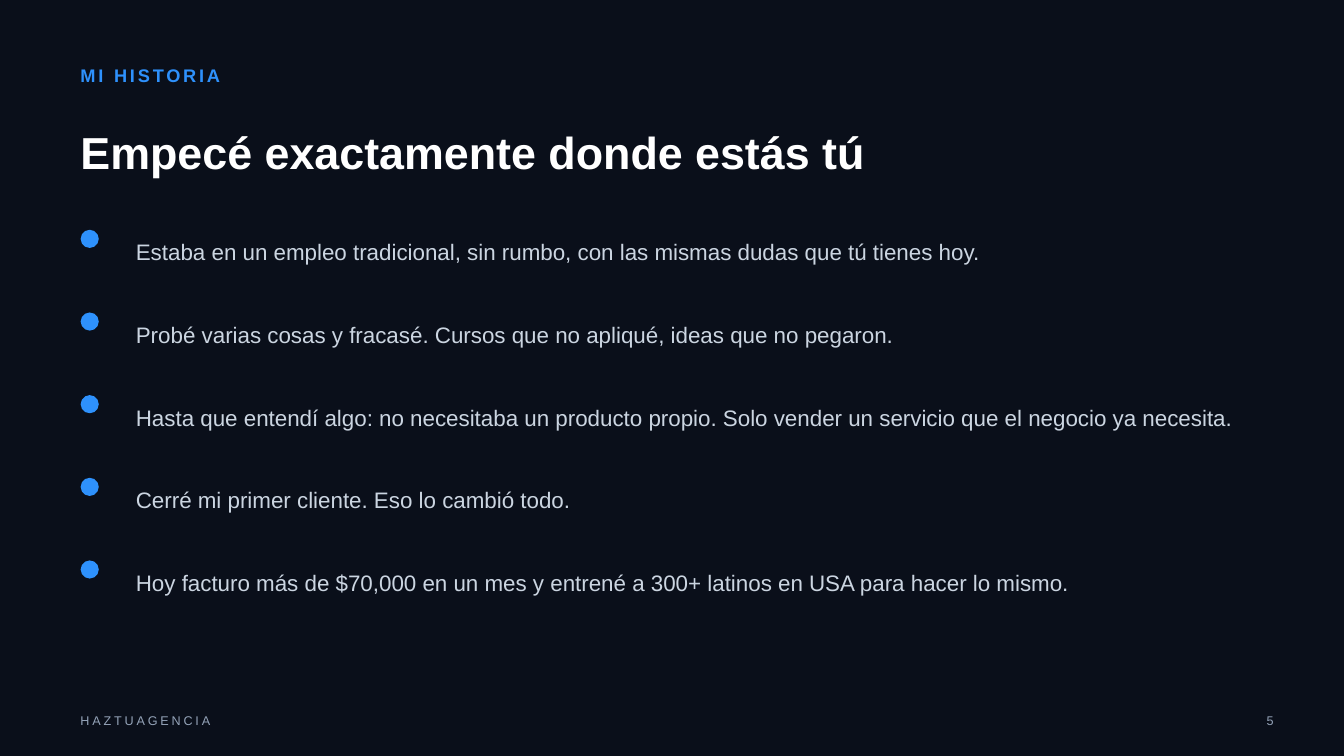
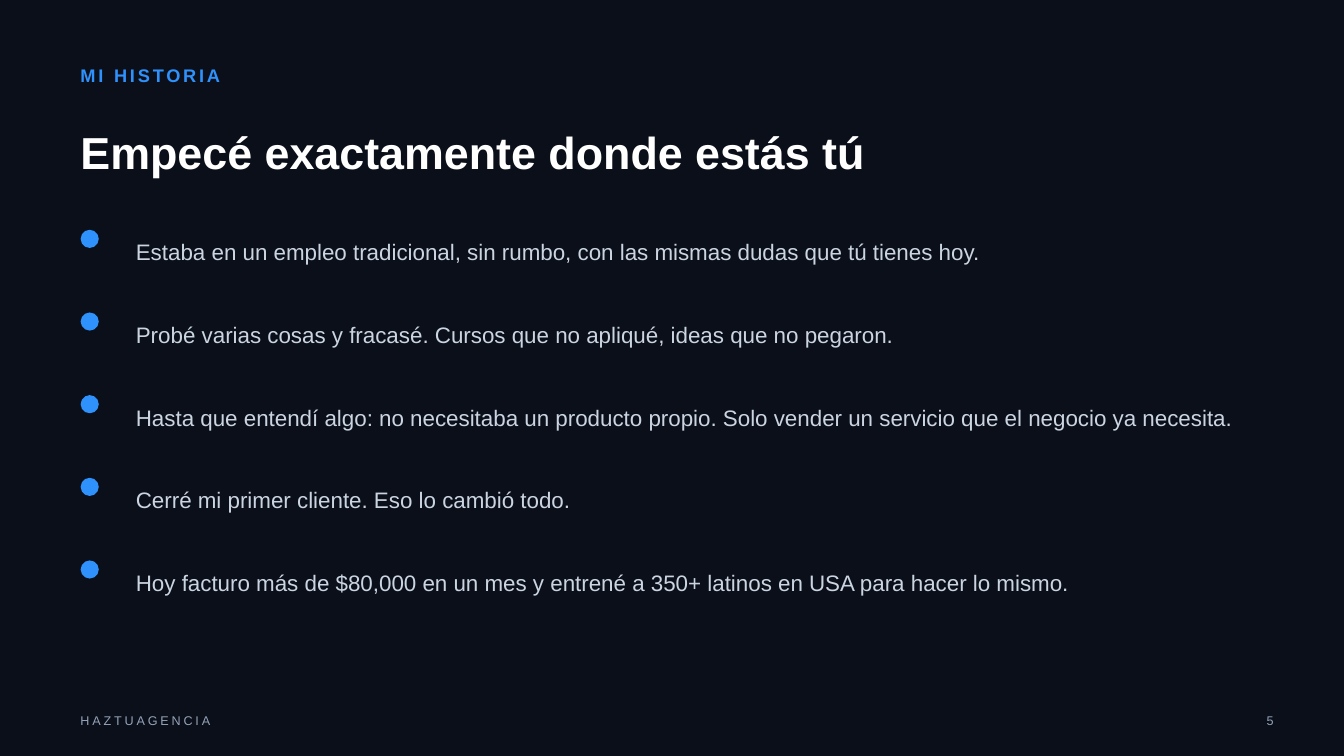
Before and after one commit to henryqueroa/giuliano-cisneros-package, a slide deck: slide 5 of webinar/giuliano-cisneros-webinar-deck.pptx. Drawn at 1344x756 pixels with LibreOffice and Linux fonts; fonts in the diff are those of the drawing. Boxes give left, top, right and bottom in pixels: in the first picture for what was removed or moved away, otherwise in the second. Text is boxed around its words. In the diff, an @@ line names an element or a change of style, - is before the commit and + after.

```diff
--- a/webinar/giuliano-cisneros-webinar-deck.pptx
+++ b/webinar/giuliano-cisneros-webinar-deck.pptx
@@ text at (x1=136, y1=574, x2=1068, y2=596): text changed @@
-Hoy facturo más de $70,000 en un mes y entrené a 300+ latinos en USA para hacer lo mismo.
+Hoy facturo más de $80,000 en un mes y entrené a 350+ latinos en USA para hacer lo mismo.
```
Also in this commit, not shown: 6 other slides changed, 30 other files.
